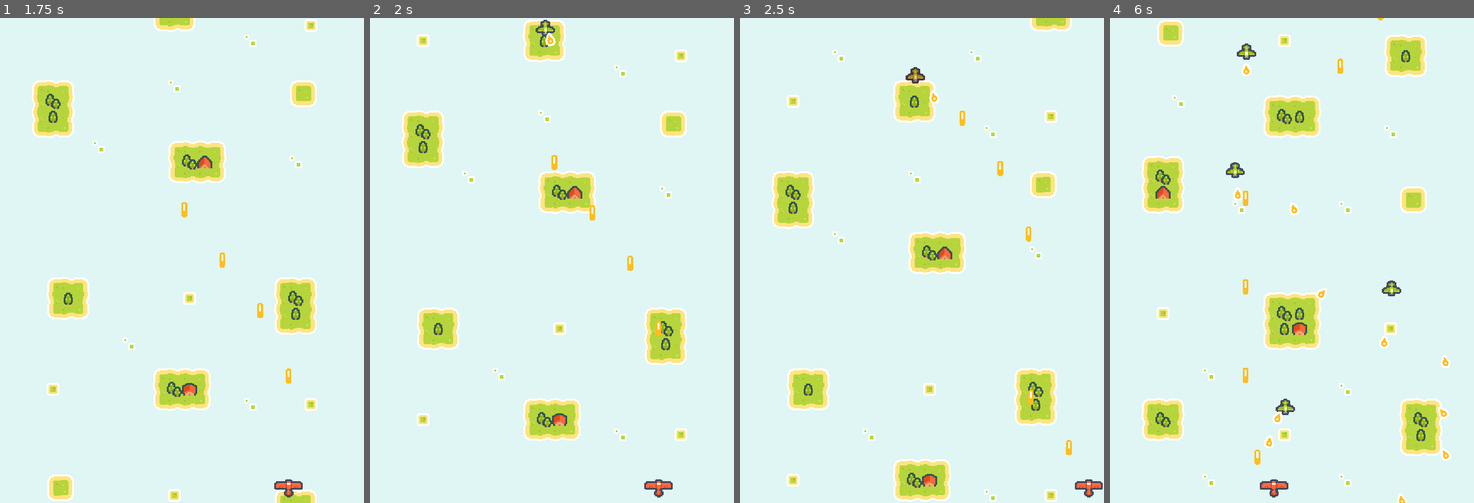
Above: before the commit, frames 1-4 (left to right).
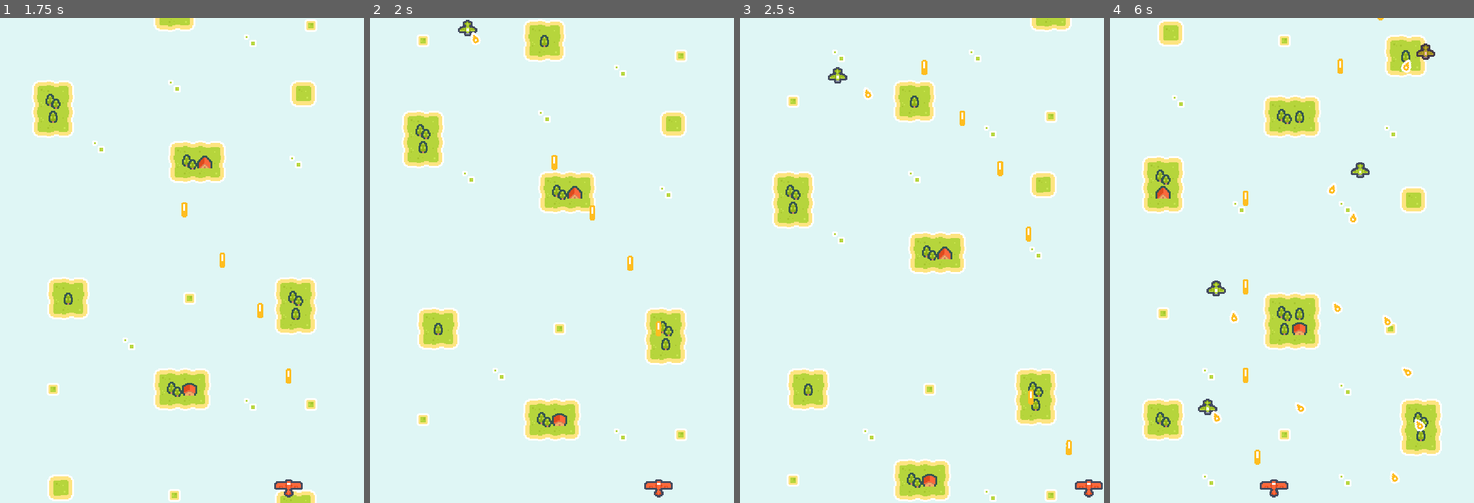
Above: after the commit, the same moments.

Repository: KanataEXE/Godot-4-Pixel-Shmup
Game: Godot game, scene res://levels/base_level.tscn
Two runs of this game, one before a commit and one after it. Both use one fixed random seed, a clock stepped at 60 frames per second and the inputs below.
Inputs:
- Up to frame 1 (1.75 s): hold Right (right) 0.53-1.28 s; hold Z (shoot) 0.53-1.28 s; hold Down (down) from 1.28 s (still down); tap Z (shoot) at 1.35 s
- Up to frame 2 (2 s): keep holding Down (down)
- Up to frame 3 (2.5 s): release Down (down) at 2.03 s; hold Right (right) from 2.03 s (still down); hold Z (shoot) from 2.03 s (still down)
- Up to frame 4 (6 s): release Right (right) at 2.78 s; release Z (shoot) at 2.78 s; hold Up (up) 2.78-3.53 s; tap Z (shoot) at 2.85, 4.35, 5.85 s; hold Z (shoot) 3.53-4.28 s; hold Left (left) 3.53-5.03 s; hold Down (down) 5.03-5.78 s; hold Z (shoot) 5.03-5.78 s; hold Right (right) from 5.78 s (still down)

Frame 1 is identical in both runs. In frame 2, 0.3% of the frame differs, in the area x 24-51%, y 0-6%; in frame 3, 0.4%; in frame 4, 2.1%, in the area x 24-94%, y 5-100%.

Commit message:
Created Player's Respawn Function. Also, the prev commit should have been 'Created Enemy Spawn Function'

Diff:
--- a/aircraft/player.gd
+++ b/aircraft/player.gd
@@ -3,6 +3,8 @@
 
 const MINIMUM_SCREEN_LIMIT := Vector2(0 + 16, 0 + 16)
 const MAXIMUM_SCREEN_LIMIT := Vector2(384 - 16, 512 - 16)
+
+@onready var invincibility_timer := $InvincibilityTimer
 
 var input_direction: Vector2
 
@@ -26,3 +28,26 @@
 	gun_timer.start()
 	var direction := Vector2.UP
 	shot.emit(bullet_scene, muzzle, direction)
+
+
+func hit(damage: float) -> void:
+	if invincibility_timer.is_stopped():
+		health -= damage
+		if health <= 0.0:
+			die()
+		else:
+			animation_player.play("hit")
+
+
+func die() -> void:
+	is_alive = false
+	animation_player.play("explosion")
+	await animation_player.animation_finished
+
+	is_alive = true
+	invincibility_timer.start()
+	animation_player.play("Players/respawn")
+
+
+func _on_invincibility_timer_timeout() -> void:
+	animation_player.play("RESET")
--- a/aircraft/player.tscn
+++ b/aircraft/player.tscn
@@ -7,6 +7,177 @@
 
 [sub_resource type="RectangleShape2D" id="RectangleShape2D_jd461"]
 size = Vector2(8, 18)
+
+[sub_resource type="Animation" id="Animation_np5db"]
+length = 0.001
+tracks/0/type = "value"
+tracks/0/imported = false
+tracks/0/enabled = true
+tracks/0/path = NodePath("Sprite2D:modulate")
+tracks/0/interp = 1
+tracks/0/loop_wrap = true
+tracks/0/keys = {
+"times": PackedFloat32Array(0),
+"transitions": PackedFloat32Array(1),
+"update": 0,
+"values": [Color(1, 1, 1, 1)]
+}
+tracks/1/type = "value"
+tracks/1/imported = false
+tracks/1/enabled = true
+tracks/1/path = NodePath("Explosion:frame")
+tracks/1/interp = 1
+tracks/1/loop_wrap = true
+tracks/1/keys = {
+"times": PackedFloat32Array(0),
+"transitions": PackedFloat32Array(1),
+"update": 1,
+"values": [4]
+}
+tracks/2/type = "value"
+tracks/2/imported = false
+tracks/2/enabled = true
+tracks/2/path = NodePath("Explosion:visible")
+tracks/2/interp = 1
+tracks/2/loop_wrap = true
+tracks/2/keys = {
+"times": PackedFloat32Array(0),
+"transitions": PackedFloat32Array(1),
+"update": 1,
+"values": [false]
+}
+tracks/3/type = "value"
+tracks/3/imported = false
+tracks/3/enabled = true
+tracks/3/path = NodePath("Sprite2D:visible")
+tracks/3/interp = 1
+tracks/3/loop_wrap = true
+tracks/3/keys = {
+"times": PackedFloat32Array(0),
+"transitions": PackedFloat32Array(1),
+"update": 1,
+"values": [true]
+}
+tracks/4/type = "value"
+tracks/4/imported = false
+tracks/4/enabled = true
+tracks/4/path = NodePath("CollisionShape2D:disabled")
+tracks/4/interp = 1
+tracks/4/loop_wrap = true
+tracks/4/keys = {
+"times": PackedFloat32Array(0),
+"transitions": PackedFloat32Array(1),
+"update": 1,
+"values": [false]
+}
+
+[sub_resource type="Animation" id="Animation_d2eko"]
+resource_name = "explosion"
+length = 0.8
+tracks/0/type = "value"
+tracks/0/imported = false
+tracks/0/enabled = true
+tracks/0/path = NodePath("Explosion:frame")
+tracks/0/interp = 1
+tracks/0/loop_wrap = true
+tracks/0/keys = {
+"times": PackedFloat32Array(0, 0.2, 0.4, 0.6),
+"transitions": PackedFloat32Array(1, 1, 1, 1),
+"update": 1,
+"values": [4, 5, 6, 7]
+}
+tracks/1/type = "value"
+tracks/1/imported = false
+tracks/1/enabled = true
+tracks/1/path = NodePath("Explosion:visible")
+tracks/1/interp = 1
+tracks/1/loop_wrap = true
+tracks/1/keys = {
+"times": PackedFloat32Array(0),
+"transitions": PackedFloat32Array(1),
+"update": 1,
+"values": [true]
+}
+tracks/2/type = "value"
+tracks/2/imported = false
+tracks/2/enabled = true
+tracks/2/path = NodePath("Sprite2D:visible")
+tracks/2/interp = 1
+tracks/2/loop_wrap = true
+tracks/2/keys = {
+"times": PackedFloat32Array(0),
+"transitions": PackedFloat32Array(1),
+"update": 1,
+"values": [false]
+}
+tracks/3/type = "value"
+tracks/3/imported = false
+tracks/3/enabled = true
+tracks/3/path = NodePath("CollisionShape2D:disabled")
+tracks/3/interp = 1
+tracks/3/loop_wrap = true
+tracks/3/keys = {
+"times": PackedFloat32Array(0),
+"transitions": PackedFloat32Array(1),
+"update": 1,
+"values": [true]
+}
+
+[sub_resource type="Animation" id="Animation_bygb6"]
+resource_name = "hit"
+length = 0.4
+tracks/0/type = "value"
+tracks/0/imported = false
+tracks/0/enabled = true
+tracks/0/path = NodePath("Sprite2D:modulate")
+tracks/0/interp = 1
+tracks/0/loop_wrap = true
+tracks/0/keys = {
+"times": PackedFloat32Array(0, 0.2, 0.4),
+"transitions": PackedFloat32Array(1, 1, 1),
+"update": 0,
+"values": [Color(1, 1, 1, 1), Color(1, 0, 0, 1), Color(1, 1, 1, 1)]
+}
+
+[sub_resource type="AnimationLibrary" id="AnimationLibrary_pwu1d"]
+_data = {
+"RESET": SubResource("Animation_np5db"),
+"explosion": SubResource("Animation_d2eko"),
+"hit": SubResource("Animation_bygb6")
+}
+
+[sub_resource type="Animation" id="Animation_jk6tj"]
+length = 0.4
+loop_mode = 1
+tracks/0/type = "value"
+tracks/0/imported = false
+tracks/0/enabled = true
+tracks/0/path = NodePath("Sprite2D:visible")
+tracks/0/interp = 1
+tracks/0/loop_wrap = true
+tracks/0/keys = {
+"times": PackedFloat32Array(0, 0.2, 0.4),
+"transitions": PackedFloat32Array(1, 1, 1),
+"update": 1,
+"values": [true, false, true]
+}
+tracks/1/type = "value"
+tracks/1/imported = false
+tracks/1/enabled = true
+tracks/1/path = NodePath("Explosion:visible")
+tracks/1/interp = 1
+tracks/1/loop_wrap = true
+tracks/1/keys = {
+"times": PackedFloat32Array(0),
+"transitions": PackedFloat32Array(1),
+"update": 1,
+"values": [false]
+}
+
+[sub_resource type="AnimationLibrary" id="AnimationLibrary_k3h5s"]
+_data = {
+"respawn": SubResource("Animation_jk6tj")
+}
 
 [node name="Player" instance=ExtResource("1_w01ny")]
 collision_mask = 2
@@ -19,13 +190,25 @@
 wait_time = 0.25
 one_shot = true
 
-[node name="Sprite2D" parent="." index="1"]
+[node name="InvincibilityTimer" type="Timer" parent="." index="1"]
+wait_time = 3.0
+one_shot = true
+
+[node name="Sprite2D" parent="." index="2"]
 texture = ExtResource("2_3yarv")
 region_enabled = true
 region_rect = Rect2(32, 32, 32, 32)
 
-[node name="CollisionShape2D" parent="." index="3"]
+[node name="CollisionShape2D" parent="." index="4"]
 shape = SubResource("RectangleShape2D_jd461")
 
-[node name="Muzzle" parent="." index="4"]
+[node name="Muzzle" parent="." index="5"]
 position = Vector2(0, -9)
+
+[node name="AnimationPlayer" parent="." index="6"]
+libraries = {
+"": SubResource("AnimationLibrary_pwu1d"),
+"Players": SubResource("AnimationLibrary_k3h5s")
+}
+
+[connection signal="timeout" from="InvincibilityTimer" to="." method="_on_invincibility_timer_timeout"]
--- a/levels/base_level.gd
+++ b/levels/base_level.gd
@@ -11,7 +11,7 @@
 	enemies.add_child(enemy)
 
 	enemy.global_position.y = -64
-	enemy.global_position.x = randi() % 369 + 16
+	enemy.global_position.x = randi() % 353 + 16
 
 	enemy.connect("shot", _on_aircraft_shot)
 
Not shown: 1 places in aircraft/player.tscn that only renumber resources
